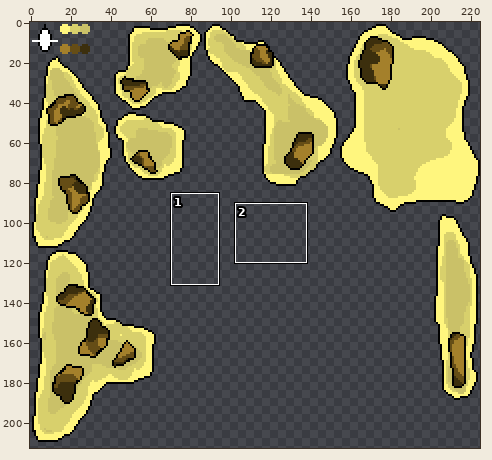
Edited in one commit: sprite sheet (Assets/Art/IslandsLevel1SpriteSheet.png). Above: a wide view before the commit, with the close-up outlined.
Close-up. As it was:
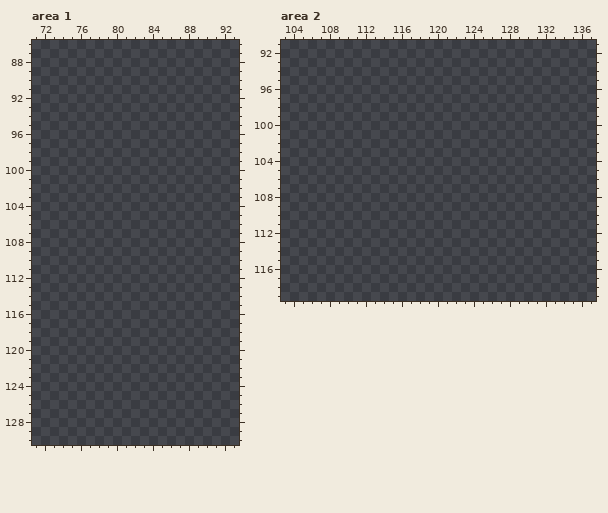
The file is 225x213 pixels. Colours within 5 levels of each other are drawn and written as one. Shown: area 1: x 71..93, y 86..130; area 2: x 103..137, y 91..119. The commit also changed other parts of the picture, which this record leaves out.
The same view after the edit:
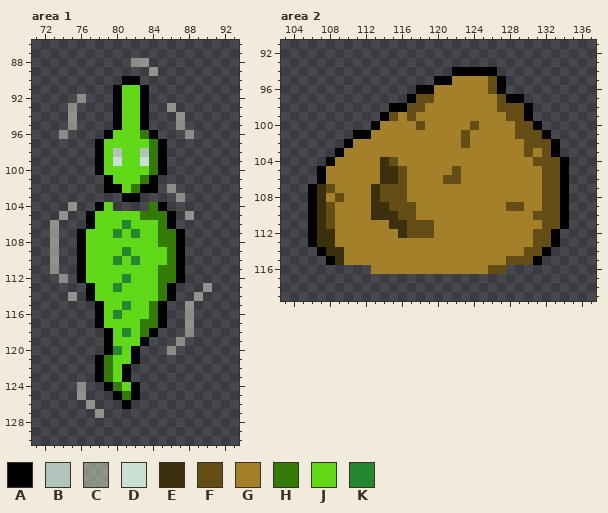
Palette (. is transparent): A #000000  B #b0c4bb  C #d5ddc980  D #c9e0d4  E #3c2f0d  F #654d16  G #a4802b  H #347a08  J #62d918  K #258830
What changed:
--- area 1
@@ x 71..93 @@
  87 .......................
- 88 .......................
- 89 .......................
- 90 .......................
- 91 .......................
- 92 .......................
- 93 .......................
- 94 .......................
- 95 .......................
- 96 .......................
- 97 .......................
- 98 .......................
- 99 .......................
-100 .......................
-101 .......................
-102 .......................
-103 .......................
-104 .......................
-105 .......................
-106 .......................
-107 .......................
-108 .......................
-109 .......................
-110 .......................
-111 .......................
-112 .......................
-113 .......................
-114 .......................
-115 .......................
-116 .......................
-117 .......................
-118 .......................
-119 .......................
-120 .......................
-121 .......................
-122 .......................
-123 .......................
-124 .......................
-125 .......................
-126 .......................
-127 .......................
+ 88 ...........CC..........
+ 89 .............C.........
+ 90 ..........AA...........
+ 91 .........AJJA..........
+ 92 .....C...AJJA..........
+ 93 ....C....AJJA..C.......
+ 94 ....C....AJJA...C......
+ 95 ....C....AJJA...C......
+ 96 ...C....AJJJHA...C.....
+ 97 .......AJJJJJHA........
+ 98 .......AJBJJBHA........
+ 99 .......AJDJJDHA........
+100 .......AJJJJJHA........
+101 ........AJJJHA.........
+102 ........AAJHAA.C.......
+103 ..........AA....C......
+104 ....C..AJ....HA........
+105 ...C..AJJJJJHHHA.C.....
+106 ..C...AJJJKJJJHA.......
+107 ..C..AJJJKJKJJHHA......
+108 ..C..AJJJJJJJJHHA......
+109 ..C..AJJJJKJJJJHA......
+110 ..C..AJJJKJKJJJHA......
+111 ..C..AJJJJJJJJHHA......
+112 ...C.AJJJJKJJJHHA......
+113 ......AJJKJJJJHA...C...
+114 ....C.AJJJJJJJHA..C....
+115 .......AJJKJJHA..C.....
+116 .......AJKJJJHA..C.....
+117 .......AJJJJHHA..C.....
+118 ........AJKJHA...C.....
+119 ........AJJJA...C......
+120 ........AKJA...C.......
+121 .......AHJJA...........
+122 .......AHJA............
+123 .......AHJA............
+124 .....C..AHJA...........
+125 .....C...AHA...........
+126 ......C...A............
+127 .......C...............
 128 .......................
--- area 2
@@ x 103..137 @@
  93 ...................................
- 94 ...................................
- 95 ...................................
- 96 ...................................
- 97 ...................................
- 98 ...................................
- 99 ...................................
-100 ...................................
-101 ...................................
-102 ...................................
-103 ...................................
-104 ...................................
-105 ...................................
-106 ...................................
-107 ...................................
-108 ...................................
-109 ...................................
-110 ...................................
-111 ...................................
-112 ...................................
-113 ...................................
-114 ...................................
-115 ...................................
-116 ...................................
+ 94 ...................AAAAA...........
+ 95 .................AAGGGGFA..........
+ 96 ...............AAGGGGGGFA..........
+ 97 ..............AFFGGGGGGGFAA........
+ 98 ............AAFFGGGGGGGGFFFA.......
+ 99 ...........AFGFGGGGGGGGGGFFA.......
+100 ..........AGGGGFGGGGGFGGGGFFA......
+101 ........AAGGGGGGGGGGFGGGGGFFFA.....
+102 .......AGGGGGGGGGGGGFGGGGGGFFFA....
+103 ......AGGGGGGGGGGGGGGGGGGGGFGFA....
+104 .....AGGGGGEFGGGGGGGGGGGGGGGFFFA...
+105 ....AGGGGGGEEFGGGGGFGGGGGGGGGFFA...
+106 ....AGGGGGGEEFGGGGFFGGGGGGGGGFFA...
+107 ...AEFGGGGEFFFGGGGGGGGGGGGGGGFFA...
+108 ...AEGFGGGEFFFGGGGGGGGGGGGGGGFFA...
+109 ...AEFGGGGEEFFFGGGGGGGGGGFFGGFFA...
+110 ...AEFGGGGEEEFFGGGGGGGGGGGGGFFFA...
+111 ...AEFGGGGGGEEFFFGGGGGGGGGGGGFFA...
+112 ...AEEGGGGGGGEFFFGGGGGGGGGGGFFA....
+113 ...AEEGGGGGGGGGGGGGGGGGGGGGGFFA....
+114 ....AEEGGGGGGGGGGGGGGGGGGGGFFA.....
+115 .....AEGGGGGGGGGGGGGGGGGGFFFA......
+116 ..........GGGGGGGGGGGGGFF..........
 117 ...................................
